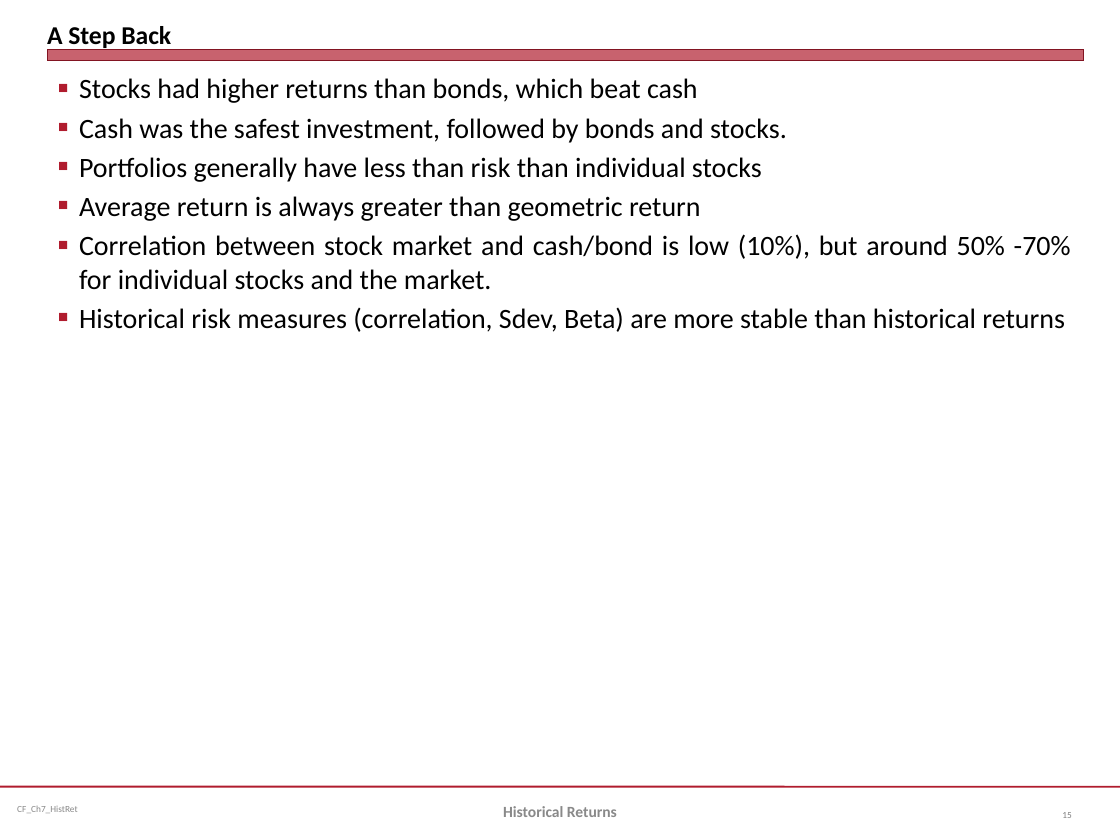
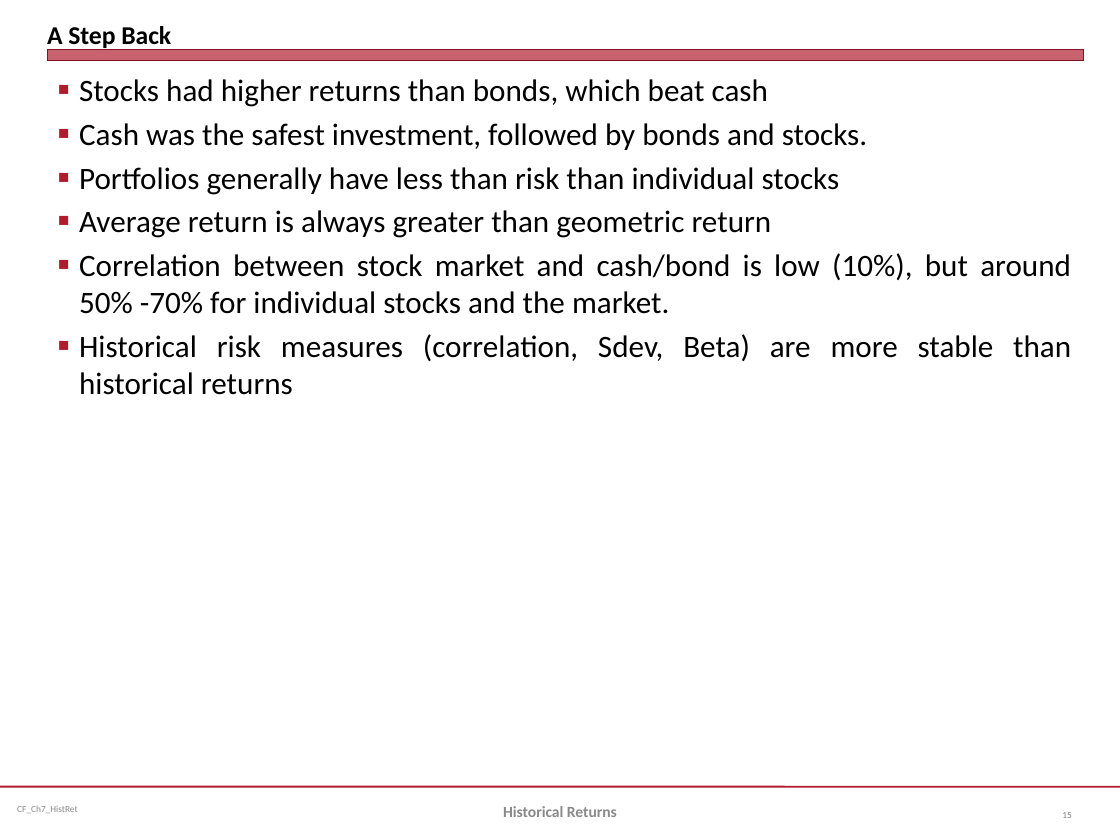
Before and after one commit to jmc877/Corporate-Finance, a slide deck: slide 15 of slides/CF_Ch7_HistRet_20.pptx. Drawn at 1120x840 pixels with LibreOffice and Linux fonts; fonts in the diff are those of the drawing. Boxes give left, top, right and bottom in pixels: in the first picture for what was removed or moved away, otherwise in the second. Text is boxed around its words. In the diff, an @@ line names an element or a change of style, - is before the commit and + after.

```diff
--- a/slides/CF_Ch7_HistRet_20.pptx
+++ b/slides/CF_Ch7_HistRet_20.pptx
@@ text "Stocks had higher returns than ..." at [79, 79, 1071, 395]: size 18 to 20 pt @@
```
Also in this commit, not shown: 7 other slides changed, 1 slide added, 1 slide removed, 2 other files.
